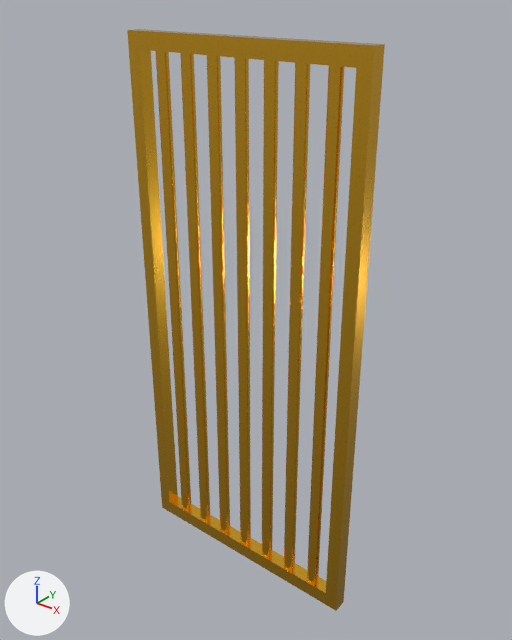
Two versions of the FBX model Assets/Modèles3D/Porte.fbx, one commit apart.
Camera for both pictures: a camera (50 mm lens) standing at (3.37, -4.05, 2.72) and looking at (0.04, 0.12, 0.13). Arrows for +X, +Y and +Z are at lower left; the lights stay in place.

Before the edit, the objects in view are built like this:
```python
mat_gold = principled_material('Gold')
mat_gold.base_color = (1.0, 0.549, 0.0415)  # orange #ffc339
mat_gold.metallic = 1.0
mat_gold.roughness = 0.158
me_cube = bpy.data.meshes.new('Cube')
me_cube.from_pydata(...)  # 16 vertices, 16 faces; spans x -1.09..1.09, y -0.06..0.06, z -2.34..2.34
me_cube.materials.append(mat_gold)  # orange #ffc339
me_cylinder_001 = bpy.data.meshes.new('Cylinder.001')
me_cylinder_001.from_pydata(...)  # a 50-sided cylinder along z spanning x -0.84..-0.73, y -0.05..0.05, z -2.31..2.31; a 50-sided cylinder along z spanning x -0.57..-0.47, y -0.05..0.05, z -2.31..2.31; a 50-sided cylinder along z spanning x -0.31..-0.21, y -0.05..0.05, z -2.31..2.31; a 50-sided cylinder along z spanning x -0.05..0.05, y -0.05..0.05, z -2.31..2.31; a 50-sided cylinder along z spanning x 0.21..0.32, y -0.05..0.05, z -2.31..2.31; a 50-sided cylinder along z spanning x 0.47..0.58, y -0.05..0.05, z -2.31..2.31; a 50-sided cylinder along z spanning x 0.74..0.84, y -0.05..0.05, z -2.31..2.31
me_cylinder_001.materials.append(mat_gold)  # orange #ffc339
ob_cube = bpy.data.objects.new('Cube', me_cube)
ob_cube.location = (0.0, 0.0, 0.0)
ob_cylinder = bpy.data.objects.new('Cylinder', me_cylinder_001)
ob_cylinder.location = (0.0, 0.0, 0.0)
```
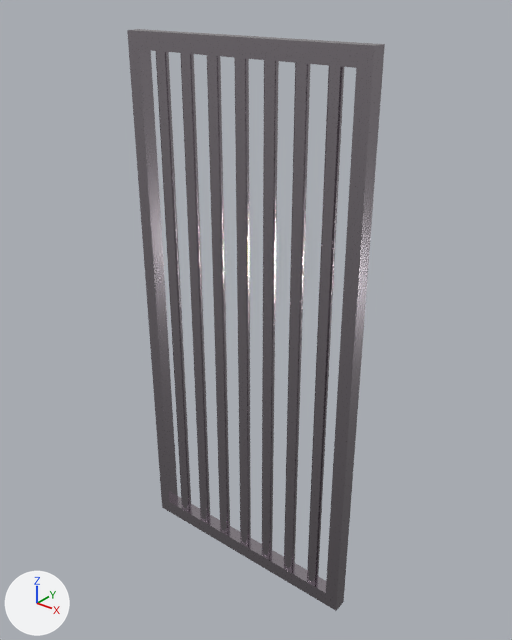
The change, as a list of edits to the scene's bpy script:
```text
Change mat_gold:
    mat_gold.base_color: (1.0, 0.549, 0.0415) -> (0.45, 0.405, 0.446)  # yellow #ffc439 -> grey #b3abb2
```

Boxes (x1, y1, x2, y2) around the edits, measured in the pictures (512 x 640 px):
'Cylinder', recoloured
    both: (156, 51, 345, 583)
'Cube', recoloured
    both: (127, 29, 385, 611)
